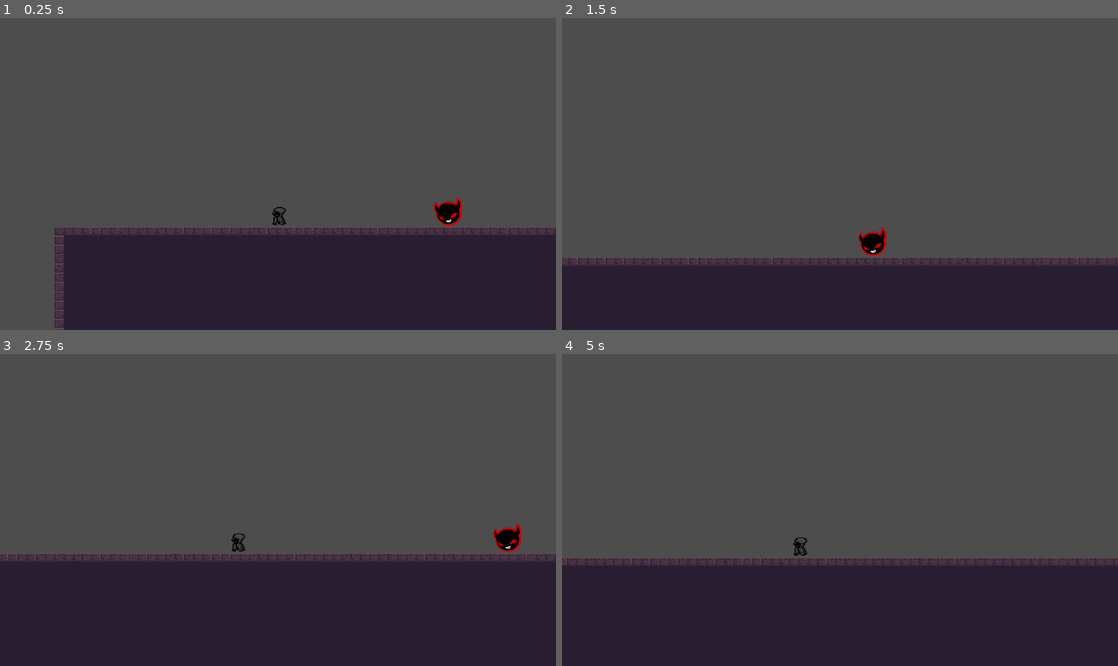
Above: before the commit, frames 1-4 (two rows, left to right).
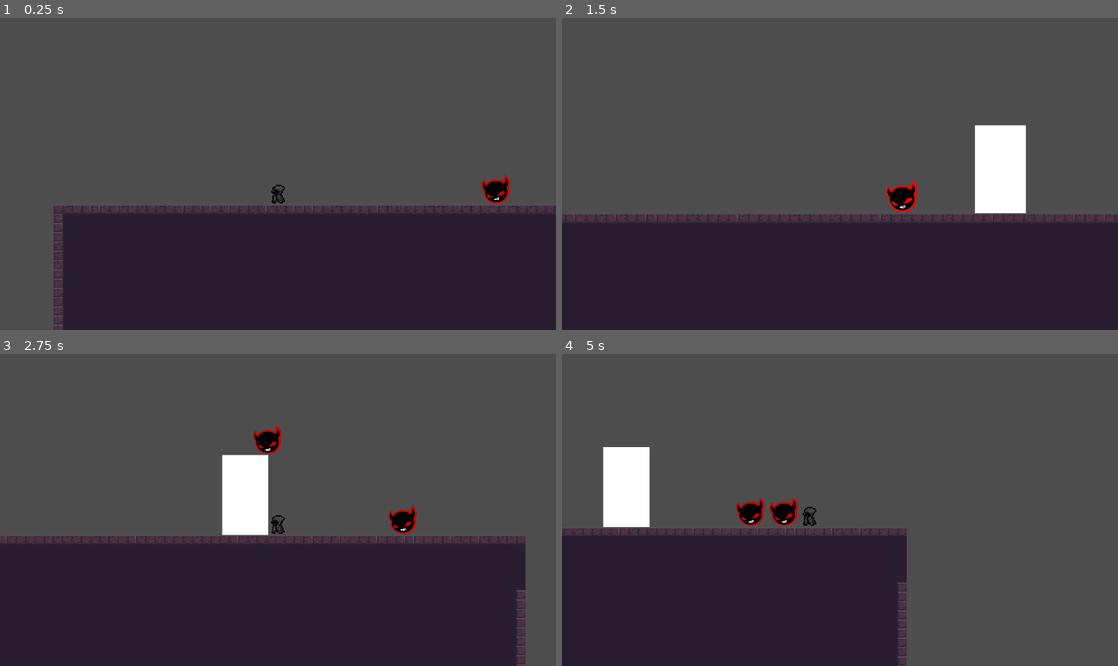
Above: after the commit, the same moments.

Repository: ShaderHex/Possessed-soul
Game: Godot game, scene res://scene/level1.tscn
Same seed, same stepped clock (60 frames per second), same inputs: the game is played once before the commit and once after it.
Inputs:
- Up to frame 1 (0.25 s): no input
- Up to frame 2 (1.5 s): tap Enter (ui_accept) at 0.5, 0.77 s; hold Right (ui_right) from 0.53 s (still down); tap P (possess) at 0.6, 1.35 s
- Up to frame 3 (2.75 s): tap Enter (ui_accept) at 1.52 s; release Right (ui_right) at 2.03 s; hold Left (ui_left) from 2.03 s (still down); tap P (possess) at 2.1 s
- Up to frame 4 (5 s): release Left (ui_left) at 2.78 s; hold Right (ui_right) 2.78-4.28 s; tap P (possess) at 2.85, 3.6, 4.35 s; tap Enter (ui_accept) at 3.02, 3.77, 4.52 s; hold Left (ui_left) from 4.28 s (still down)

The runs differ from the first frame. In frame 1, 8.3% of the frame differs, in the area x 9-100%, y 50-100%; in frame 2, 18%; in frame 3, 12%; in frame 4, 23%, in the area x 0-100%, y 29-100%.

Commit message:
Added doors and other mechanisms

Diff:
--- a/Enemy/enemy.gd
+++ b/Enemy/enemy.gd
@@ -2,14 +2,15 @@
 
 var is_possessed = false
 var player = null
+var original_modulate := Color(1, 1, 1)
+
+@onready var deadzone = $Deadzone
+@onready var player_node = $"../player"
+@onready var enemy_area = $EnemyArea
+@onready var flash_timer = $FlashTimer
 
 const SPEED = 200.0
 const GRAVITY = 980
-
-@onready var enemy_area = $EnemyArea
-
-func _ready():
-	print("Enemy script initialized")
 
 func _physics_process(delta):
 	if is_possessed:
@@ -26,14 +27,32 @@
 
 	move_and_slide()
 
-
-
 func _on_enemy_area_entered(area: Area2D):
 	if area.is_in_group("player"):
 		player = area.get_parent()
-		print("Player entered enemy's area")
 
 func _on_enemy_area_exited(area: Area2D):
 	if area.get_parent() == player:
 		player = null
-		print("Player left enemy's area")
+
+func flash_white():
+	modulate = Color(1, 1, 1) * 2
+	flash_timer.start()
+
+func _on_flash_timer_timeout():
+	modulate = original_modulate
+
+func _on_deadzone_body_entered(body):
+	if body.name == "player" and not is_possessed:
+		player_node.player_health -= 10
+
+func _on_deadzone_body_exited(body):
+	if body.name == "player" and not is_possessed:
+		deadzone.monitoring = true
+
+func on_possess():
+	is_possessed = true
+	deadzone.monitoring = false
+
+func on_unpossess():
+	is_possessed = false
--- a/Enemy/enemy.tscn
+++ b/Enemy/enemy.tscn
@@ -8,6 +8,9 @@
 
 [sub_resource type="CircleShape2D" id="CircleShape2D_am0pq"]
 radius = 85.1469
+
+[sub_resource type="CircleShape2D" id="CircleShape2D_eqilm"]
+radius = 48.0104
 
 [node name="Enemy" type="CharacterBody2D" groups=["enemy"]]
 script = ExtResource("1_px1sc")
@@ -25,5 +28,17 @@
 [node name="CollisionShape2D" type="CollisionShape2D" parent="Area2D"]
 shape = SubResource("CircleShape2D_am0pq")
 
+[node name="FlashTimer" type="Timer" parent="."]
+wait_time = 0.15
+one_shot = true
+
+[node name="Deadzone" type="Area2D" parent="."]
+
+[node name="CollisionShape2D" type="CollisionShape2D" parent="Deadzone"]
+shape = SubResource("CircleShape2D_eqilm")
+
 [connection signal="area_entered" from="Area2D" to="." method="_on_area_2d_area_entered"]
 [connection signal="area_exited" from="Area2D" to="." method="_on_area_2d_area_exited"]
+[connection signal="timeout" from="FlashTimer" to="." method="_on_flash_timer_timeout"]
+[connection signal="body_entered" from="Deadzone" to="." method="_on_deadzone_body_entered"]
+[connection signal="body_exited" from="Deadzone" to="." method="_on_deadzone_body_exited"]
--- a/player/player.gd
+++ b/player/player.gd
@@ -1,8 +1,12 @@
 extends CharacterBody2D
+
+@onready var player_health = 10
 
 var is_possessed = false
 var enemy = null
-var original_script = null
+var in_range_enemies = []
+var current_zoom_level = 1.0
+var zoom_factor = 1.1
 
 const SPEED = 200.0
 const JUMP_VELOCITY = -400.0
@@ -10,21 +14,26 @@
 
 @onready var player_area = $player_area
 @onready var collision_shape_2d = $CollisionShape2D
+@onready var camera_2d = $Camera2D
+@onready var enemy_node = $"../Enemy"
 
 func _ready():
-	original_script = self.get_script()
 	if player_area:
 		player_area.connect("area_entered", _on_player_area_entered)
 		player_area.connect("area_exited", _on_player_area_exited)
-		print("Player script initialized")
+	print("Ready: Player initialized.")
+
+func _process(delta):
+	if is_possessed and enemy:
+		camera_2d.global_position = enemy.global_position
 	else:
-		printerr("PlayerArea node is missing!")
+		camera_2d.global_position = self.global_position
+
+	if player_health <= 0:
+		print("Dead!")
 
 func _physics_process(delta):
-	if is_possessed:
-		if enemy == null:
-			print("Enemy is null in physics process while possessed")
-			return
+	if is_possessed and enemy:
 		if not enemy.is_on_floor():
 			enemy.velocity.y += GRAVITY * delta
 		if Input.is_action_just_pressed("ui_accept") and enemy.is_on_floor():
@@ -49,46 +58,66 @@
 
 func _on_player_area_entered(area: Area2D):
 	var parent = area.get_parent()
-	print("Area entered:", area.name)
-	print("Area groups:", area.get_groups())
-	print("Parent node:", parent.name, "groups:", parent.get_groups())
-
-	if parent.is_in_group("enemy"):
-		enemy = parent
-		print("Enemy detected:", enemy.name)
-	else:
-		print("Parent is not in 'enemy' group!")
-
+	if parent.is_in_group("enemy") and not in_range_enemies.has(parent):
+		in_range_enemies.append(parent)
+		print("Entered range of enemy: ", parent.name)
 
 func _on_player_area_exited(area: Area2D):
-	print("Area exited:", area.name, "for enemy:", enemy if enemy else "none")
-	if area.is_in_group("enemy") and area.get_parent() == enemy:
-		enemy = null
-		print("Enemy left player's area")
+	var parent = area.get_parent()
+	if parent in in_range_enemies:
+		in_range_enemies.erase(parent)
+		print("Exited range of enemy: ", parent.name)
 
 func _input(event):
 	if Input.is_action_just_pressed("possess"):
-		print("P pressed! Enemy is null:", enemy == null)
-		if !is_possessed:
-			if enemy != null:
-				print("Attempting possession...")
+		print("Possess key pressed")
+		if not is_possessed and in_range_enemies.size() > 0:
+			enemy = get_closest_enemy()
+			print("Attempting to possess closest enemy: ", enemy)
+			if enemy:
 				possess_enemy()
+		elif is_possessed:
+			print("Unpossessing enemy.")
+			unpossess_enemy()
 		else:
-			unpossess_enemy()
+			print("No enemies in range to possess.")
 
+func get_closest_enemy():
+	var closest = null
+	var closest_dist = INF
+	for e in in_range_enemies:
+		var dist = global_position.distance_to(e.global_position)
+		print("Checking enemy: ", e.name, " Distance: ", dist)
+		if dist < closest_dist:
+			closest = e
+			closest_dist = dist
+	return closest
 
 func possess_enemy():
 	if enemy:
-		print("Possessing enemy:", enemy.name)
+		print("Possessing enemy: ", enemy.name)
 		is_possessed = true
 		hide()
-		get_node("CollisionShape2D").disabled = true
+		collision_shape_2d.disabled = true
 		enemy.is_possessed = true
+		current_zoom_level += 0.1
+		camera_2d.zoom.x = current_zoom_level
+		camera_2d.zoom.y = current_zoom_level
+		enemy_node.get_node("Deadzone").monitoring = false
+		if enemy.has_method("flash_white"):
+			enemy.flash_white()
+		else:
+			print("Warning: Enemy has no flash_white method!")
 
 func unpossess_enemy():
 	if enemy:
+		print("Unpossessing enemy: ", enemy.name)
 		is_possessed = false
 		show()
-		get_node("CollisionShape2D").disabled = false
-		enemy.is_possessed = false
+		collision_shape_2d.disabled = false
+		self.global_position = enemy.global_position + Vector2(32, 0)
+		enemy.on_unpossess()
 		enemy = null
+		current_zoom_level -= 0.1
+		camera_2d.zoom.x = current_zoom_level
+		camera_2d.zoom.y = current_zoom_level
--- /dev/null
+++ b/scene/door.gd
@@ -0,0 +1,16 @@
+extends Node2D
+
+@onready var player = $"../player"
+@onready var collision_shape_2d = $StaticBody2D/CollisionShape2D
+
+# Called when the node enters the scene tree for the first time.
+func _ready():
+	pass # Replace with function body.
+
+
+# Called every frame. 'delta' is the elapsed time since the previous frame.
+func _process(delta):
+	if player.is_possessed:
+		collision_shape_2d.disabled = true
+	else:
+		collision_shape_2d.disabled = false
--- /dev/null
+++ b/scene/door.tscn
@@ -0,0 +1,21 @@
+[gd_scene load_steps=3 format=3 uid="uid://dsimak85oj4di"]
+
+[ext_resource type="Script" uid="uid://b5li6ooio728d" path="res://scene/door.gd" id="1_y5pye"]
+
+[sub_resource type="RectangleShape2D" id="RectangleShape2D_5623o"]
+size = Vector2(40, 69)
+
+[node name="door" type="Node2D"]
+script = ExtResource("1_y5pye")
+
+[node name="ColorRect" type="ColorRect" parent="."]
+offset_left = -21.0
+offset_top = -21.0
+offset_right = 19.0
+offset_bottom = 48.0
+
+[node name="StaticBody2D" type="StaticBody2D" parent="."]
+
+[node name="CollisionShape2D" type="CollisionShape2D" parent="StaticBody2D"]
+position = Vector2(-1, 13.5)
+shape = SubResource("RectangleShape2D_5623o")
--- a/scene/level1.tscn
+++ b/scene/level1.tscn
@@ -1,8 +1,9 @@
-[gd_scene load_steps=6 format=3 uid="uid://bq7l37wg03sq4"]
+[gd_scene load_steps=7 format=3 uid="uid://bq7l37wg03sq4"]
 
 [ext_resource type="PackedScene" uid="uid://cqnmh8j8egrjg" path="res://player/player.tscn" id="1_446fn"]
 [ext_resource type="Texture2D" uid="uid://iry6keggqenv" path="res://asset/place/platformer.png" id="2_fwul8"]
 [ext_resource type="PackedScene" uid="uid://bqhq1m3vky18d" path="res://Enemy/enemy.tscn" id="3_fwul8"]
+[ext_resource type="PackedScene" uid="uid://dsimak85oj4di" path="res://scene/door.tscn" id="4_0a4uc"]
 
 [sub_resource type="TileSetAtlasSource" id="TileSetAtlasSource_0a4uc"]
 texture = ExtResource("2_fwul8")
@@ -132,5 +133,11 @@
 [node name="player" parent="." instance=ExtResource("1_446fn")]
 position = Vector2(194, 195)
 
+[node name="Enemy2" parent="." instance=ExtResource("3_fwul8")]
+position = Vector2(382, 197)
+
 [node name="Enemy" parent="." instance=ExtResource("3_fwul8")]
-position = Vector2(340, 202)
+position = Vector2(622, 192)
+
+[node name="door" parent="." instance=ExtResource("4_0a4uc")]
+position = Vector2(487, 176)
Not shown: 1 places in Enemy/enemy.tscn that only renumber resources
Binary file added: Possessed soul.apple-touch-icon.png
Not shown, added: Possessed soul.apple-touch-icon.png.import
Binary file added: Possessed soul.icon.png
Not shown, added: Possessed soul.icon.png.import
Binary file added: Possessed soul.png
Not shown, added: Possessed soul.png.import
Not shown, added: build/Possessed soul.apple-touch-icon.png.import
Not shown, added: build/Possessed soul.icon.png.import
Not shown, added: build/Possessed soul.png.import
Not shown, added: export_presets.cfg
Not shown, added: scene/door.gd.uid
(and 16 more such lines)
